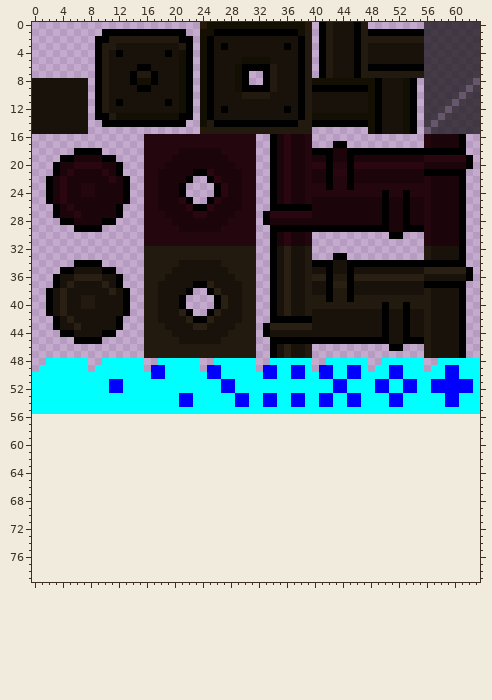
File history of a sprite sheet, src/assets/tiles_cosmetic_mid.png. Above is the file before it was changed.
The file is 64x56 pixels. Colours within 5 levels of each other are drawn and written as one. The old version is drawn lined up with the new one, on the new canvas.
New version:
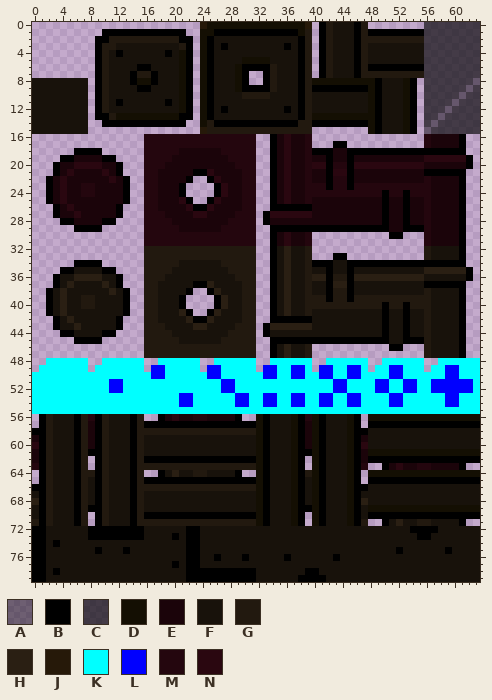
Palette (. is transparent): A #00000070  B #000000  C #020202a8  D #140f03  E #1b040a  F #18120b  G #22190f  H #2a1f13  J #261909  K #00ffff  L #0000ff  M #24060e  N #2a0710
The exact change:
canvas 64x56 -> 64x80
@@ x 0..63 @@
 55 KKKKKKKKKKKKKKKKKKKKKKKKKKKKKKKKKKKKKKKKKKKKKKKKKKKKKKKKKKKKKKKK
-56 ................................................................
-57 ................................................................
-58 ................................................................
-59 ................................................................
-60 ................................................................
-61 ................................................................
-62 ................................................................
-63 ................................................................
-64 ................................................................
-65 ................................................................
-66 ................................................................
-67 ................................................................
-68 ................................................................
-69 ................................................................
-70 ................................................................
-71 ................................................................
-72 ................................................................
-73 ................................................................
-74 ................................................................
-75 ................................................................
-76 ................................................................
-77 ................................................................
-78 ................................................................
-79 ................................................................
+56 .BGFFFBGMBGFFFBG..BENEEMMEEEEB..DBFFFDBMDBFFFDB.DDDDDDDDDDDDDDDD
+57 .BGFFFBGEBGFFFBGBBBBBBBBBBBBBBBBDBFFFDBEDBFFFDB.BBBBBBBBBBBBBBBB
+58 BBGFFFBGEBGFFFBGGGGGGGGGGGGGGGGGDBFFFDBEDBFFFDBBFFFFFFFFFFFFFFFF
+59 EBGFFFBGEBGFFFBGFFFFFFFFFFFFFFFFDBFFFDBEDBFFFDBEFFFFFFFFFFFFFFFF
+60 NBGFFFBGEBGFFFBGFFFFFFFFFFFFFFFFDBFFFDBEDBFFFDBNFFFFFFFFFFFFFFFF
+61 EBGFFFBGBBGFFFBGFFFFFFFFFFFFFFFFDBFFFDBBDBFFFDBEDDDDDDDDDDDDDDDD
+62 EBGFFFBG.BGFFFBGBBBBBBBBBBBBBBBBDBFFFDB.DBFFFDBEBBBBBBBBBBBBBBBB
+63 MBGFFFBG.BGFFFBGGGGGGGGGGGGGGGGGDBFFFDB.DBFFFDBM..BENEEMMEEEEB..
+64 .BGFFFBGGBGFFFBG..BFHFFGGFFFFB..DBFFFDBGDBFFFDB.DDDDDDDDDDDDDDDD
+65 .BGFFFBGFBGFFFBGBBBBBBBBBBBBBBBBDBFFFDBFDBFFFDB.BBBBBBBBBBBBBBBB
+66 BBGFFFBGFBGFFFBGGGGGGGGGGGGGGGGGDBFFFDBFDBFFFDBBFFFFFFFFFFFFFFFF
+67 FBGFFFBGFBGFFFBGFFFFFFFFFFFFFFFFDBFFFDBFDBFFFDBFFFFFFFFFFFFFFFFF
+68 HBGFFFBGFBGFFFBGFFFFFFFFFFFFFFFFDBFFFDBFDBFFFDBHFFFFFFFFFFFFFFFF
+69 FBGFFFBGBBGFFFBGFFFFFFFFFFFFFFFFDBFFFDBBDBFFFDBFDDDDDDDDDDDDDDDD
+70 FBGFFFBG.BGFFFBGBBBBBBBBBBBBBBBBDBFFFDB.DBFFFDBFBBBBBBBBBBBBBBBB
+71 GBGFFFBG.BGFFFBGGGGGGGGGGGGGGGGGDBFFFDB.DBFFFDBG..BFHFFGGFFFFB..
+72 BBFFFFFFBBBBBBBBFFFFFFBBFFFFFFFFFFFFFFFFFFFFFFFFFFFFFFBBBBFFFFFF
+73 BBFFFFFFBBBBBBBBFFFFBFBBFFFFFFFFFFFFFFFFFFFFFFFFFFFFFFFBBFFFFFFF
+74 BBFBFFFFFFFFFFFFFFFFFFBBFFFFFFFFFFFFFFFFFFFFFFFFFFFFFFFFFFFFFFFF
+75 BBFFFFFFFBFFFBFFFFFFFFBBFFFFFFFFFFFFFFFFFFFFFFFFFFFFBFFFFFFBFFFF
+76 BBFFFFFFFFFFFFFFFFFFFFBBFFBFFFBFFFFFBFFFFFFBFFFFFFFFFFFFFFFFFFFF
+77 BBFFFFFFFFFFFFFFFFFFBFBBFFFFFFFFFFFFFFFFFFFFFFFFFFFFFFFFFFFFFFFF
+78 BBFBFFFFFFFFFFFFFFFFFFBBBBBBBBBBFFFFFFFBBFFFFFFFFFFFFFFFFFFFFFFF
+79 BBFFFFFFFFFFFFFFFFFFFFBBBBBBBBBBFFFFFFBBBBFFFFFFFFFFFFFFFFFFFFFF
Boxes around the changes in both pictures, in picture pixels (x1, y1, x2, y2):
added: (32, 414, 480, 582)
